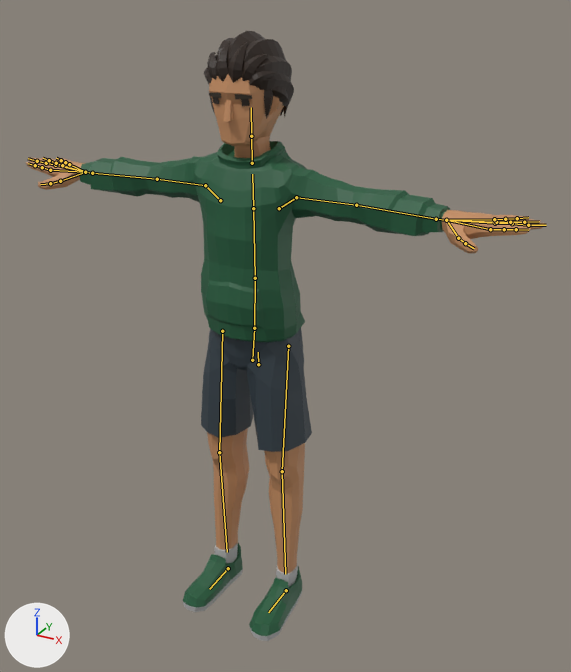
Two versions of the glTF model js/models/avatars/club-crowd-m3.glb, one commit apart.
The view is the same before and after, from a 50 mm camera at (1.18, -1.992, 1.969) aimed at (0.084, -0.001, 0.973). The lights are fixed; the arrows at lower left show +X, +Y and +Z. The older version comes first. The bones that change, and the others that lie on the model, are drawn over the model as lines.

Objects in the first picture: 'Casual_Body'.
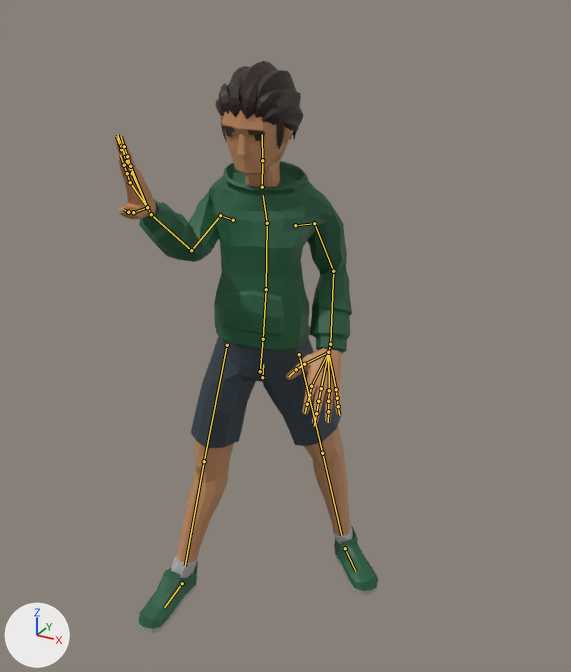
The newer file adds an action. The first version stands in its rest pose; the second is drawn at frame 9 of the action 'Yes'.

Location of each change, (x1, y1, x2, y2) in pixels of the pictures (571 x 672 px):
```json
{"object": "Casual_Body", "change": "posed", "before": [26, 31, 546, 641], "after": [115, 61, 378, 633], "on screen": "49% narrower, 6% shorter"}
{"bone": "Body", "before": "(258, 364) to (258, 352)", "after": "(262, 377) to (263, 364)"}
{"bone": "Abdomen", "before": "(254, 328) to (255, 278)", "after": "(263, 339) to (266, 289)"}
{"bone": "Torso", "before": "(255, 278) to (253, 208)", "after": "(266, 289) to (267, 223)"}
{"bone": "Chest", "before": "(253, 208) to (252, 174)", "after": "(267, 223) to (263, 195)"}
{"bone": "Neck", "before": "(252, 163) to (251, 136)", "after": "(262, 187) to (262, 160)"}
{"bone": "Head", "before": "(251, 136) to (251, 107)", "after": "(262, 160) to (262, 134)"}
{"bone": "Shoulder.L", "before": "(279, 208) to (296, 197)", "after": "(295, 225) to (314, 223)"}
{"bone": "UpperArm.L", "before": "(296, 197) to (356, 205)", "after": "(314, 223) to (333, 271)"}
{"bone": "LowerArm.L", "before": "(356, 205) to (436, 219)", "after": "(333, 271) to (330, 344)"}
{"bone": "Wrist.L", "before": "(436, 219) to (446, 220)", "after": "(330, 344) to (328, 352)"}
{"bone": "Shoulder.R", "before": "(220, 200) to (205, 185)", "after": "(233, 220) to (220, 215)"}
{"bone": "UpperArm.R", "before": "(205, 185) to (157, 179)", "after": "(220, 215) to (191, 250)"}
{"bone": "LowerArm.R", "before": "(157, 179) to (92, 173)", "after": "(191, 250) to (151, 214)"}
{"bone": "Wrist.R", "before": "(92, 173) to (85, 172)", "after": "(151, 214) to (147, 207)"}
{"bone": "UpperLeg.L", "before": "(288, 346) to (282, 471)", "after": "(299, 354) to (322, 453)"}
{"bone": "LowerLeg.L", "before": "(282, 471) to (285, 574)", "after": "(322, 453) to (341, 535)"}
{"bone": "UpperLeg.R", "before": "(222, 331) to (219, 452)", "after": "(227, 345) to (204, 461)"}
{"bone": "LowerLeg.R", "before": "(219, 452) to (227, 552)", "after": "(204, 461) to (185, 566)"}
{"bone": "Foot.L", "before": "(286, 590) to (268, 612)", "after": "(345, 548) to (355, 571)"}
{"bone": "Foot.R", "before": "(228, 568) to (209, 589)", "after": "(182, 583) to (164, 607)"}
```

Scene script edits in JSON lines:
```json
{"block": "bone_body", "where": "bone_body = bpy.data.objects['CharacterArmature'].pose.bones['Body']  # child of 'Root'"}
{"op": "set", "path": "bone_body.location", "old": "(0.0, 0.0, 0.0)", "new": "(-0.004, -0.062, -0.034)"}
{"op": "set", "path": "bone_body.rotation_quaternion", "old": "(1.0, 0.0, 0.0, 0.0)", "new": "(0.989, -0.087, 0.116, 0.001)", "note": "degrees (0, 0, 0) -> degrees (-10, 13, -1)"}
{"block": "bone_abdomen", "where": "bone_abdomen = bpy.data.objects['CharacterArmature'].pose.bones['Abdomen']  # child of 'Hips'"}
{"op": "set", "path": "bone_abdomen.rotation_quaternion", "old": "(1.0, 0.0, 0.0, 0.0)", "new": "(1.0, 0.027, 0.0, 0.0)", "note": "degrees (0, 0, 0) -> degrees (3, 0, 0)"}
{"block": "bone_torso", "where": "bone_torso = bpy.data.objects['CharacterArmature'].pose.bones['Torso']  # child of 'Abdomen'"}
{"op": "set", "path": "bone_torso.rotation_quaternion", "old": "(1.0, 0.0, 0.0, 0.0)", "new": "(0.999, 0.047, 0.0, 0.0)", "note": "degrees (0, 0, 0) -> degrees (5, 0, 0)"}
{"block": "bone_chest", "where": "bone_chest = bpy.data.objects['CharacterArmature'].pose.bones['Chest']  # child of 'Torso'"}
{"op": "set", "path": "bone_chest.rotation_quaternion", "old": "(1.0, 0.0, 0.0, 0.0)", "new": "(0.978, 0.207, 0.0, 0.0)", "note": "degrees (0, 0, 0) -> degrees (24, 0, 0)"}
{"block": "bone_neck", "where": "bone_neck = bpy.data.objects['CharacterArmature'].pose.bones['Neck']  # child of 'Chest'"}
{"op": "set", "path": "bone_neck.rotation_quaternion", "old": "(1.0, 0.0, 0.0, 0.0)", "new": "(0.973, -0.232, 0.0, 0.0)", "note": "degrees (0, 0, 0) -> degrees (-27, 0, 0)"}
{"block": "bone_head", "where": "bone_head = bpy.data.objects['CharacterArmature'].pose.bones['Head']  # child of 'Neck'"}
{"op": "set", "path": "bone_head.rotation_quaternion", "old": "(1.0, 0.0, 0.0, 0.0)", "new": "(0.99, 0.108, -0.093, -0.015)", "note": "degrees (0, 0, 0) -> degrees (13, -10, -3)"}
{"block": "bone_shoulder_l", "where": "bone_shoulder_l = bpy.data.objects['CharacterArmature'].pose.bones['Shoulder.L']  # child of 'Chest'"}
{"op": "set", "path": "bone_shoulder_l.rotation_quaternion", "old": "(1.0, 0.0, 0.0, 0.0)", "new": "(0.832, 0.205, -0.204, 0.474)", "note": "degrees (0, 0, 0) -> degrees (10, -32, 56)"}
{"block": "bone_upperarm_l", "where": "bone_upperarm_l = bpy.data.objects['CharacterArmature'].pose.bones['UpperArm.L']  # child of 'Shoulder.L'"}
{"op": "set", "path": "bone_upperarm_l.rotation_quaternion", "old": "(1.0, 0.0, 0.0, 0.0)", "new": "(0.869, -0.292, 0.396, 0.062)", "note": "degrees (0, 0, 0) -> degrees (-42, 46, -10)"}
{"block": "bone_lowerarm_l", "where": "bone_lowerarm_l = bpy.data.objects['CharacterArmature'].pose.bones['LowerArm.L']  # child of 'UpperArm.L'"}
{"op": "set", "path": "bone_lowerarm_l.rotation_quaternion", "old": "(1.0, 0.0, 0.0, 0.0)", "new": "(0.844, 0.049, 0.367, -0.387)", "note": "degrees (0, 0, 0) -> degrees (-16, 41, -55)"}
{"block": "bone_wrist_l", "where": "bone_wrist_l = bpy.data.objects['CharacterArmature'].pose.bones['Wrist.L']  # child of 'LowerArm.L'"}
{"op": "set", "path": "bone_wrist_l.rotation_quaternion", "old": "(1.0, 0.0, 0.0, 0.0)", "new": "(0.98, 0.051, 0.086, -0.172)", "note": "degrees (0, 0, 0) -> degrees (4, 11, -20)"}
{"block": "bone_shoulder_r", "where": "bone_shoulder_r = bpy.data.objects['CharacterArmature'].pose.bones['Shoulder.R']  # child of 'Chest'"}
{"op": "set", "path": "bone_shoulder_r.rotation_quaternion", "old": "(1.0, 0.0, 0.0, 0.0)", "new": "(-0.881, -0.076, -0.14, 0.446)", "note": "degrees (0, 0, 0) -> degrees (1, 18, -54)"}
{"block": "bone_upperarm_r", "where": "bone_upperarm_r = bpy.data.objects['CharacterArmature'].pose.bones['UpperArm.R']  # child of 'Shoulder.R'"}
{"op": "set", "path": "bone_upperarm_r.rotation_quaternion", "old": "(1.0, 0.0, 0.0, 0.0)", "new": "(-0.64, 0.116, 0.288, -0.702)", "note": "degrees (0, 0, 0) -> degrees (-34, -12, 99)"}
{"block": "bone_lowerarm_r", "where": "bone_lowerarm_r = bpy.data.objects['CharacterArmature'].pose.bones['LowerArm.R']  # child of 'UpperArm.R'"}
{"op": "set", "path": "bone_lowerarm_r.rotation_quaternion", "old": "(1.0, 0.0, 0.0, 0.0)", "new": "(-0.745, -0.468, 0.456, 0.125)", "note": "degrees (0, 0, 0) -> degrees (80, -34, -48)"}
{"block": "bone_wrist_r", "where": "bone_wrist_r = bpy.data.objects['CharacterArmature'].pose.bones['Wrist.R']  # child of 'LowerArm.R'"}
{"op": "set", "path": "bone_wrist_r.rotation_quaternion", "old": "(1.0, 0.0, 0.0, 0.0)", "new": "(-0.982, -0.107, 0.151, 0.028)", "note": "degrees (0, 0, 0) -> degrees (13, -17, -5)"}
{"block": "bone_upperleg_l", "where": "bone_upperleg_l = bpy.data.objects['CharacterArmature'].pose.bones['UpperLeg.L']  # child of 'Body'"}
{"op": "set", "path": "bone_upperleg_l.rotation_quaternion", "old": "(1.0, 0.0, 0.0, 0.0)", "new": "(0.957, -0.05, 0.119, -0.258)", "note": "degrees (0, 0, 0) -> degrees (-9, 12, -31)"}
{"block": "bone_lowerleg_l", "where": "bone_lowerleg_l = bpy.data.objects['CharacterArmature'].pose.bones['LowerLeg.L']  # child of 'UpperLeg.L'"}
{"op": "set", "path": "bone_lowerleg_l.rotation_quaternion", "old": "(1.0, 0.0, 0.0, 0.0)", "new": "(-0.997, 0.072, -0.004, -0.002)", "note": "degrees (0, 0, 0) -> degrees (-8, 0, 0)"}
{"block": "bone_upperleg_r", "where": "bone_upperleg_r = bpy.data.objects['CharacterArmature'].pose.bones['UpperLeg.R']  # child of 'Body'"}
{"op": "set", "path": "bone_upperleg_r.rotation_quaternion", "old": "(1.0, 0.0, 0.0, 0.0)", "new": "(-0.989, 0.086, -0.108, -0.056)", "note": "degrees (0, 0, 0) -> degrees (-9, 13, 5)"}
{"block": "bone_lowerleg_r", "where": "bone_lowerleg_r = bpy.data.objects['CharacterArmature'].pose.bones['LowerLeg.R']  # child of 'UpperLeg.R'"}
{"op": "set", "path": "bone_lowerleg_r.rotation_quaternion", "old": "(1.0, 0.0, 0.0, 0.0)", "new": "(0.998, -0.06, -0.006, 0.0)", "note": "degrees (0, 0, 0) -> degrees (-7, -1, 0)"}
{"block": "bone_foot_l", "where": "bone_foot_l = bpy.data.objects['CharacterArmature'].pose.bones['Foot.L']  # child of 'Root'"}
{"op": "set", "path": "bone_foot_l.location", "old": "(0.0, 0.0, 0.0)", "new": "(0.071, -0.343, 0.028)"}
{"op": "set", "path": "bone_foot_l.rotation_quaternion", "old": "(1.0, 0.0, 0.0, 0.0)", "new": "(0.928, 0.033, -0.011, -0.371)", "note": "degrees (0, 0, 0) -> degrees (4, 0, -44)"}
{"block": "bone_foot_r", "where": "bone_foot_r = bpy.data.objects['CharacterArmature'].pose.bones['Foot.R']  # child of 'Root'"}
{"op": "set", "path": "bone_foot_r.location", "old": "(0.0, 0.0, 0.0)", "new": "(-0.131, 0.11, 0.04)"}
{"op": "set", "path": "bone_foot_r.rotation_quaternion", "old": "(1.0, 0.0, 0.0, 0.0)", "new": "(0.998, 0.035, -0.001, -0.049)", "note": "degrees (0, 0, 0) -> degrees (4, 0, -6)"}
```
